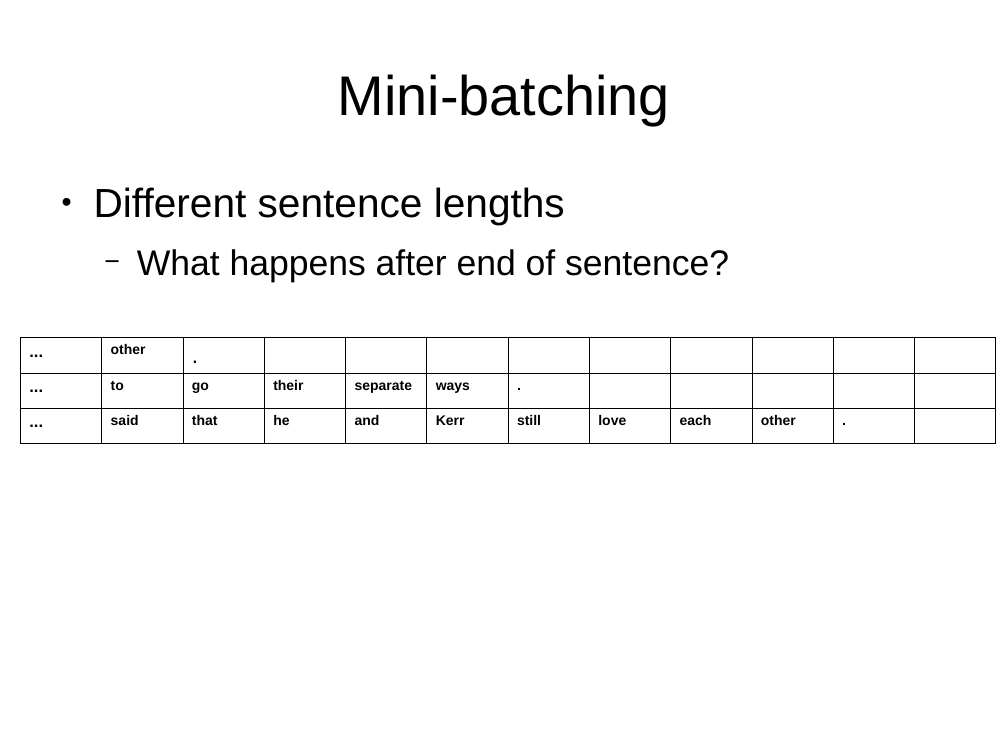
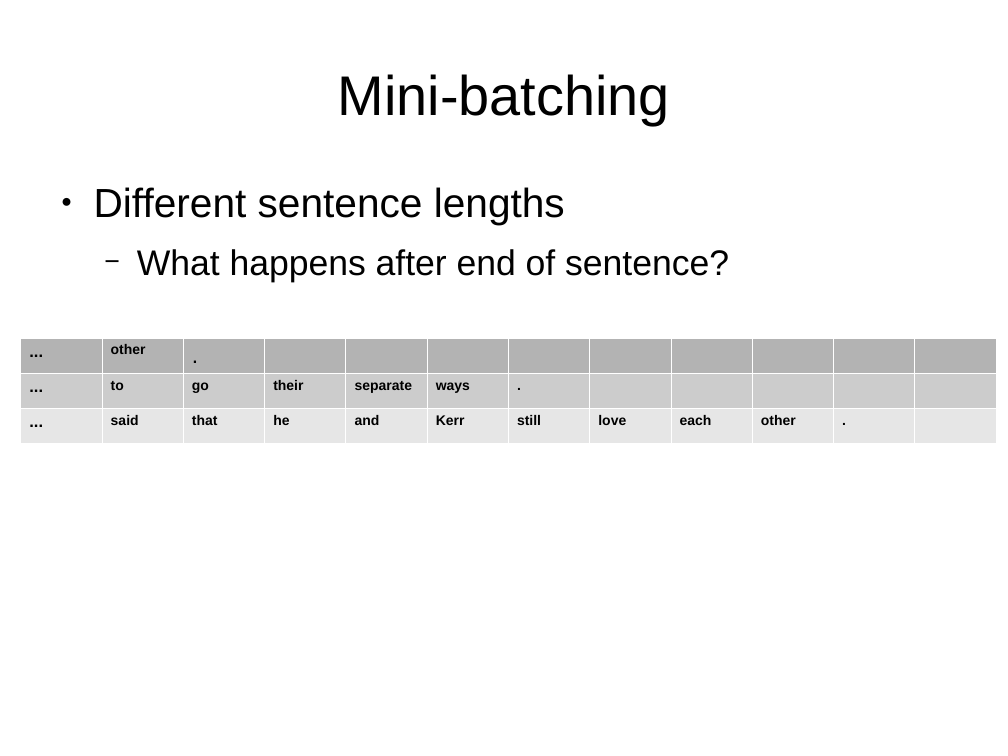
Before and after one commit to hieuhoang/papers, a slide deck: slide 13 of ms.2019/nmt.odp. Drawn at 1008x756 pixels with LibreOffice and Linux fonts; fonts in the diff are those of the drawing. Boxes give left, top, right and bottom in pixels: in the first picture for what was removed or moved away, otherwise in the second. Text is boxed around its words. In the diff, an @@ line names an element or a change of style, - is before the commit and + after.

```diff
--- a/ms.2019/nmt.odp
+++ b/ms.2019/nmt.odp
@@ table at <box>20,338,997,443</box> @@
@@ fill none to #B3B3B3 in 3 cells @@
@@ fill none to #CCCCCC in 7 cells @@
@@ fill none to #E6E6E6 in 11 cells @@
@@ borders changed @@
```
Also in this commit, not shown: 3 other slides changed.
